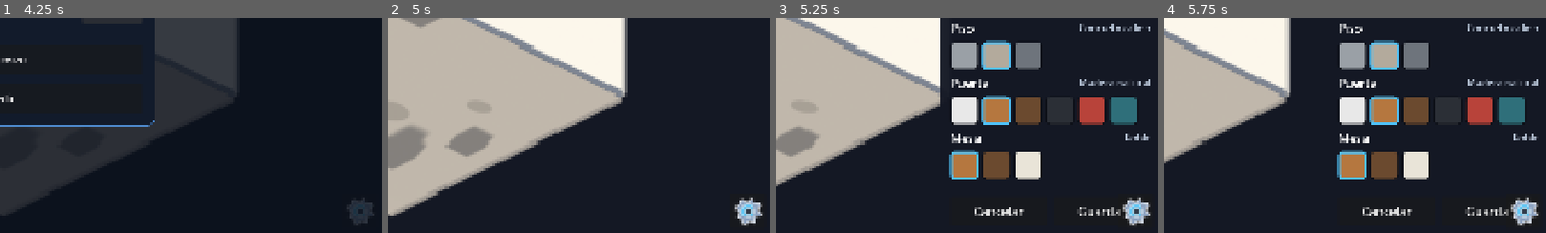
Above: before the commit, frames 1-4 (left to right).
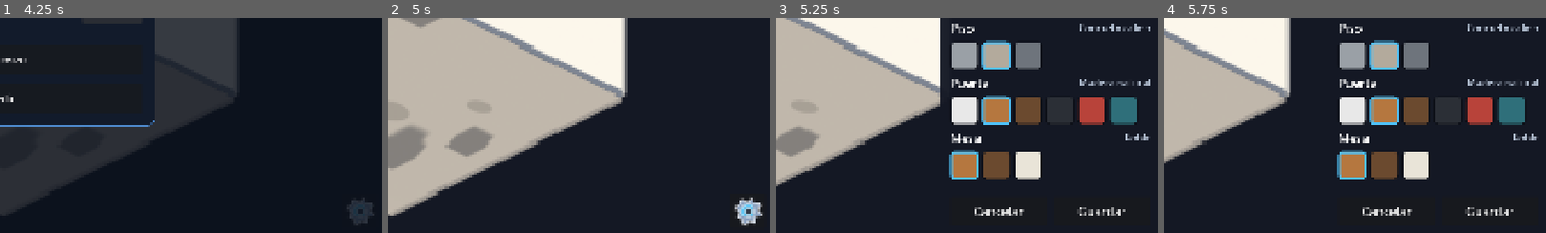
Above: after the commit, the same moments.

Repository: SaidSar/server-flow-2d
Game: Godot game, scene res://scenes/rooms/room_base.tscn
Two runs of this game, one before a commit and one after it. Both use one fixed random seed, a clock stepped at 60 frames per second and the inputs below. This scene is started directly instead of the project's main scene.
Inputs (mouse positions are % of the whole screen's width and height, from its top left):
- Up to frame 1 (4.25 s): click (97, 94) at 0.5 s; click "Silenciar" at 1.25 s; click "Activar" at 2 s; click "Silenciar" at 2.75 s; click "Activar" at 3.5 s
- Up to frame 2 (5 s): click "Regresar" at 4.25 s
- Up to frame 3 (5.25 s): click (96, 7) at 5 s
- Up to frame 4 (5.75 s): no input
The pictures show only the part of the screen within x 50-100%, y 49-99%; the shares and areas given below are measured in that part.

Frames 1-2 are identical in both runs. In frame 3, 0.7% of the frame differs, in the area x 89-98%, y 83-97%; in frame 4, 0.7%.

Commit message:
fix: el engranaje se oculta mientras el panel del pincel está abierto
El panel lateral del pincel ocupa la esquina inferior derecha; el engranaje
estorbaba encima de Guardar. Atrás y la pausa al salir de la app siguen igual.

Co-Authored-By: Claude Opus 5.5 <noreply@anthropic.com>

Diff:
--- a/scripts/rooms/room_base.gd
+++ b/scripts/rooms/room_base.gd
@@ -22,6 +22,7 @@
 @onready var _monitor_focus: Marker2D = %MonitorFocus
 @onready var _hud: Hud = %Hud
 @onready var _customize_panel: CustomizePanel = %CustomizePanel
+@onready var _settings_button: SettingsButton = %SettingsButton
 ## Capa personalizable → sprite que la dibuja.
 @onready var _layer_sprites: Dictionary[StringName, Sprite2D] = {
 	&"piso": %Floor as Sprite2D,
@@ -122,6 +123,8 @@
 
 func _on_customize_opened() -> void:
 	_set_pc_enabled(false)
+	# El panel del pincel ocupa la esquina del engranaje.
+	_settings_button.set_gear_visible(false)
 	# Recorre la cámara para que el cuarto no quede detrás del panel lateral.
 	var offset := Vector2(CustomizePanel.PANEL_WIDTH * 0.5 / CAMERA_ZOOM_ROOM.x, 0.0)
 	_tween_camera(_get_overview_position() + offset, CAMERA_ZOOM_ROOM, CAMERA_PAN_SECONDS, Tween.EASE_IN_OUT)
@@ -130,6 +133,7 @@
 func _on_customize_closed(_saved: bool) -> void:
 	_tween_camera(_get_overview_position(), CAMERA_ZOOM_ROOM, CAMERA_PAN_SECONDS, Tween.EASE_IN_OUT)
 	_set_pc_enabled(true)
+	_settings_button.set_gear_visible(true)
 
 
 func _set_pc_enabled(enabled: bool) -> void:
--- a/scripts/ui/settings_button.gd
+++ b/scripts/ui/settings_button.gd
@@ -52,6 +52,16 @@
 	return _menu.visible
 
 
+## Oculta el engranaje mientras otro panel ocupa su esquina (p. ej. el del pincel).
+## El botón "atrás" y la pausa al salir de la app siguen funcionando.
+func set_gear_visible(gear_visible: bool) -> void:
+	_gear_button.visible = gear_visible
+
+
+func is_gear_visible() -> bool:
+	return _gear_button.visible
+
+
 ## Botón "atrás" de Android: primero cierra lo que esté abierto (paneles, fichas, confirmaciones)
 ## mandando ui_cancel, igual que Esc. Si nadie lo usa, guarda y abre Ajustes en pausa.
 func _on_go_back() -> void:
